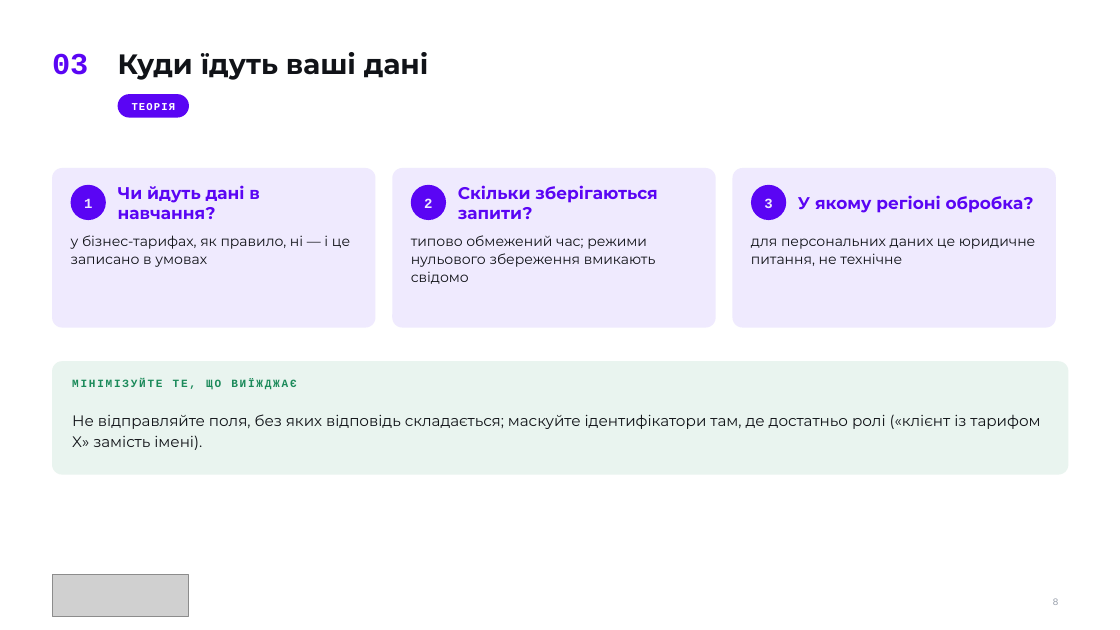
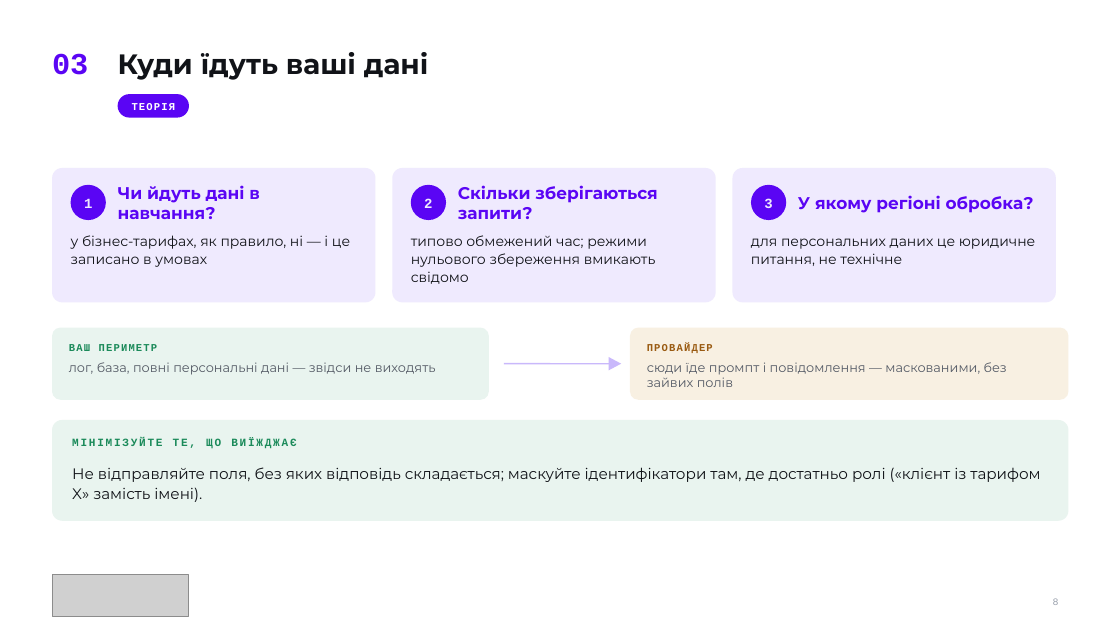
Before and after one commit to TarasFedorenkoFTV/llmops-bootcamp, a slide deck: slide 8 of docs/decks/L08.pptx. Drawn at 1120x630 pixels with LibreOffice and Linux fonts; fonts in the diff are those of the drawing; grey boxes stand for pictures. Boxes give left, top, right and bottom in pixels: in the first picture for what was removed or moved away, otherwise in the second. Text is boxed around its words. In the diff, an @@ line names an element or a change of style, - is before the commit and + after.

```diff
--- a/docs/decks/L08.pptx
+++ b/docs/decks/L08.pptx
@@ rounded rectangle: place and size @@
-rounded rectangle at box(52, 168, 376, 328)
+rounded rectangle at box(52, 168, 376, 302)
@@ rounded rectangle: place and size @@
-rounded rectangle at box(392, 168, 716, 328)
+rounded rectangle at box(392, 168, 716, 302)
@@ rounded rectangle: place and size @@
-rounded rectangle at box(733, 168, 1056, 328)
+rounded rectangle at box(733, 168, 1056, 302)
@@ proportions changed in 4 elements at box(392, 168, 716, 302), box(733, 168, 1056, 302), box(52, 168, 376, 302), box(52, 328, 489, 400) @@
@@ rounded rectangle: place and size @@
-rounded rectangle at box(52, 361, 1069, 475)
+rounded rectangle at box(52, 328, 489, 400)
@@ rounded rectangle added at box(630, 328, 1069, 400), fill #F8F0E2 @@
@@ text added at box(69, 344, 158, 351), 9 pt, text #1B8A5A, bold @@
+ВАШ ПЕРИМЕТР
@@ triangle added at box(609, 357, 621, 370), fill #C9B8FB @@
@@ text added at box(647, 343, 713, 353), 9 pt, text #9A5B12, bold @@
+ПРОВАЙДЕР
@@ text added at box(69, 362, 436, 375), 11 pt, text #555B66 @@
+лог, база, повні персональні дані — звідси не виходять
@@ line added from (504, 364) to (612, 364), #C9B8FB 1.25 pt @@
@@ text added at box(647, 362, 1007, 387), 11 pt, text #555B66 @@
+сюди їде промпт і повідомлення — маскованими, без зайвих полів
@@ rounded rectangle added at box(52, 420, 1069, 521), fill #E9F4EF @@
@@ text "МІНІМІЗУЙТЕ ТЕ, ЩО ВИЇЖДЖАЄ": place and size @@
-text "МІНІМІЗУЙТЕ ТЕ, ЩО ВИЇЖДЖАЄ" at box(72, 379, 296, 390)
+text "МІНІМІЗУЙТЕ ТЕ, ЩО ВИЇЖДЖАЄ" at box(72, 438, 296, 449)
@@ text "Не відправляйте поля, без яких ...": place and size @@
-text "Не відправляйте поля, без яких ..." at box(72, 414, 1040, 450)
+text "Не відправляйте поля, без яких ..." at box(72, 467, 1040, 502)
```
Also in this commit, not shown: 2 other slides changed, 7 other files.
